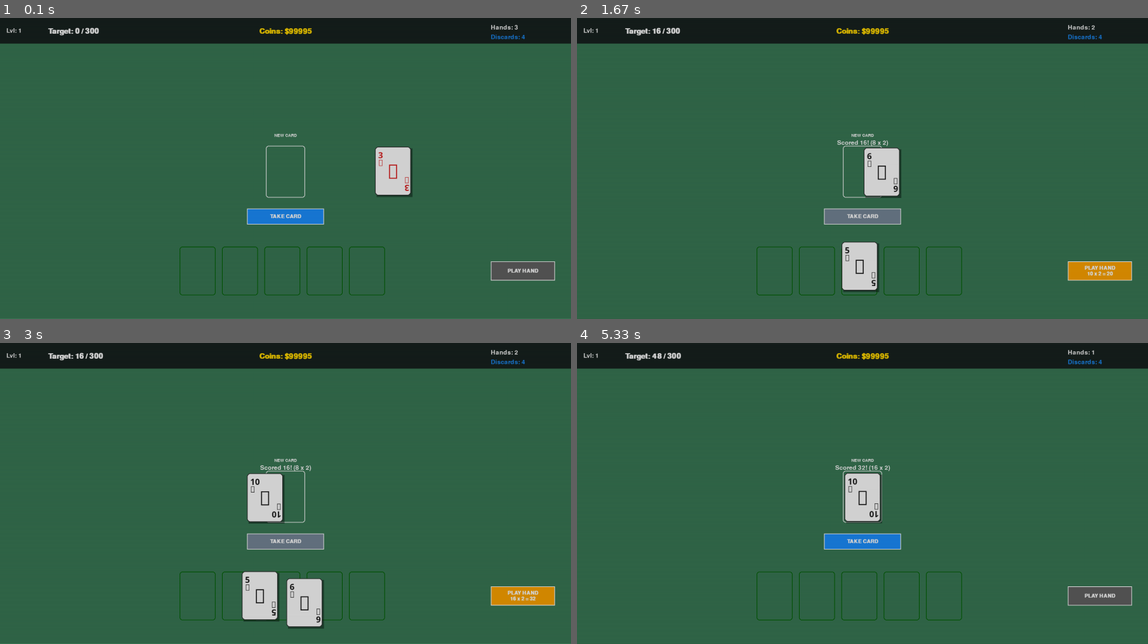
Above: before the commit, frames 1-4 (two rows, left to right).
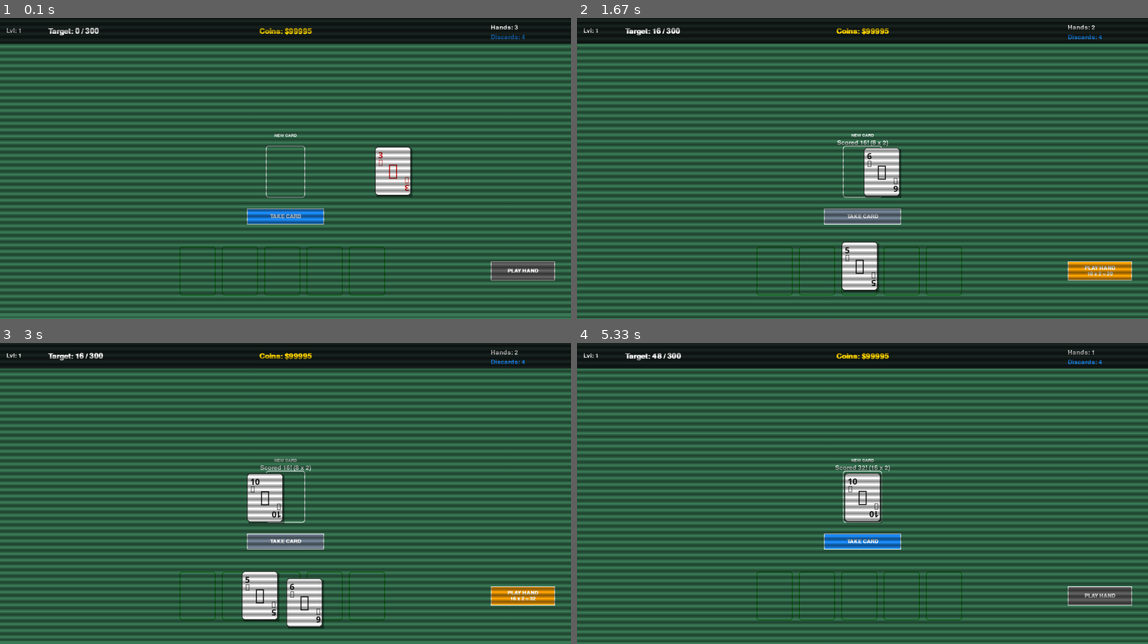
Above: after the commit, the same moments.

Repository: BenLevintan/Card-game-pygame
Game: pygame game, started from main.py
Same seed, same stepped clock (60 frames per second), same inputs: the game is played once before the commit and once after it.
Inputs (mouse positions are in pixels of both pictures, inside the frame that each line leads up to):
- Up to frame 1 (0.1 s): no input
- Up to frame 2 (1.67 s): click "Deck: 51 / 52" at 0.38 s; click "PLAY HAND" at 0.72 s; click "Deck: 50 / 52" at 1.55 s
- Up to frame 3 (3 s): click (296, 391) at 1.88 s; click "Deck: 49 / 52" at 2.72 s
- Up to frame 4 (5.33 s): click "PLAY HAND" at 3.05 s

The runs differ from the first frame. In frame 1, 23% of the frame differs, in the area x 0-100%, y 2-100%; in frame 2, 30%; in frame 3, 30%; in frame 4, 30%.

Commit message:
tweaked CRT lines in the overlay

Diff:
--- a/ui_elements.py
+++ b/ui_elements.py
@@ -98,8 +98,8 @@
         self.overlay = pygame.Surface((width, height), pygame.SRCALPHA)
 
         # Draw horizontal scanlines
-        for y in range(0, height, 8):
-            pygame.draw.line(self.overlay, (0, 0, 0, 60), (0, y), (width, y), 3)
+        for y in range(0, int(height * 1.1), 20):
+            pygame.draw.line(self.overlay, (0, 0, 0, 60), (0, y), (width, y), 10)
 
         # Draw a subtle darkened vignette around the edges
         vignette = pygame.Surface((width, height), pygame.SRCALPHA)
@@ -116,11 +116,11 @@
     def update(self, delta_time):
         """ Progresses the scanline animation """
         self.y_offset += 10 * delta_time
-        if self.y_offset >= 4:
+        if self.y_offset >= 20:
             self.y_offset = 0
 
     def draw(self, screen):
         """ Draws the overlay onto the target screen """
-        screen.blit(self.overlay, (0, int(self.y_offset)))
+        screen.blit(self.overlay, (0, int(self.y_offset) - 20))
         # Blit a second time slightly offset to seamlessly loop the moving lines
         screen.blit(self.overlay, (0, int(self.y_offset) - 4))
